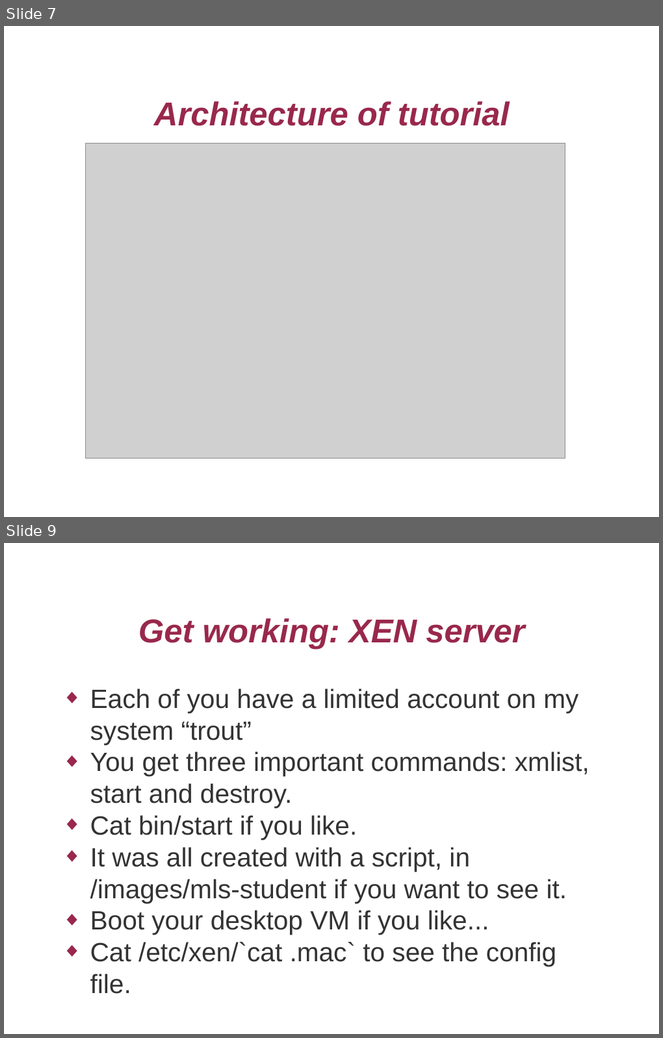
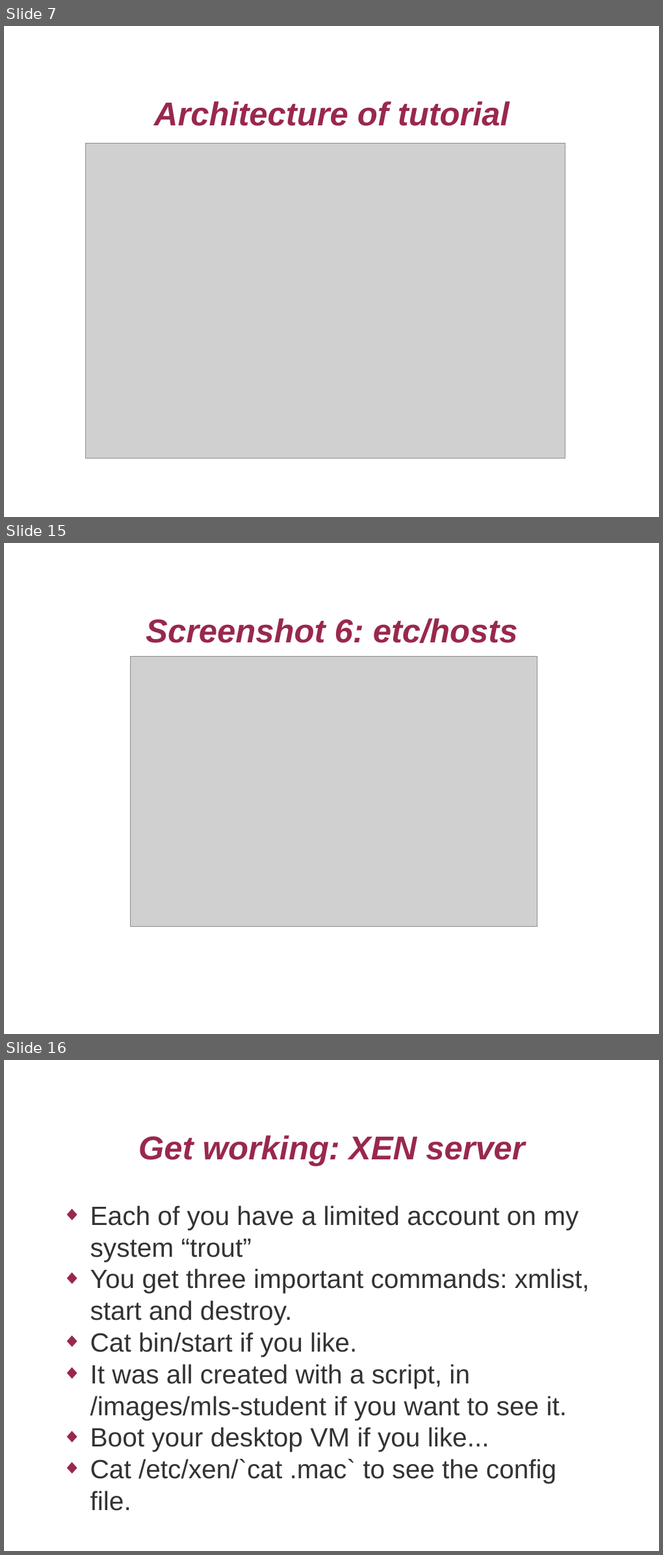
Before and after one commit to mcr/ols2009-campus-desktop, a slide deck: campusdesktop.odp. Shown one above the other, each under a label of ours: slides 7 and 9 before the commit, slides 7, 15 and 16 after it; the slides between them are not shown. The pictures are 663x1038 and 663x1555 pixels, drawn with LibreOffice and Linux fonts; fonts in the diff are those of the drawing; grey boxes stand for pictures; background and template pictures are left out. Boxes give left, top, right and bottom in pixels: in the first picture for what was removed or moved away, otherwise in the second. Text is boxed around its words. In the diff, an @@ line names an element or a change of style, - is before the commit and + after.

```diff
--- a/campusdesktop.odp
+++ b/campusdesktop.odp
@@ slide 15 added at bbox=[4, 543, 659, 1034], background picture (left out) @@
@@ title added at bbox=[146, 618, 518, 643], 40 pt, text #99284C, bold, italic @@
+Screenshot 6: etc/hosts
@@ picture added at bbox=[130, 657, 537, 927] @@
@@ what was slide 9 is now slide 16 @@
```
Also in this commit, not shown: 4 slides changed, 26 other slides added, 2 slides removed, 3 other files.
